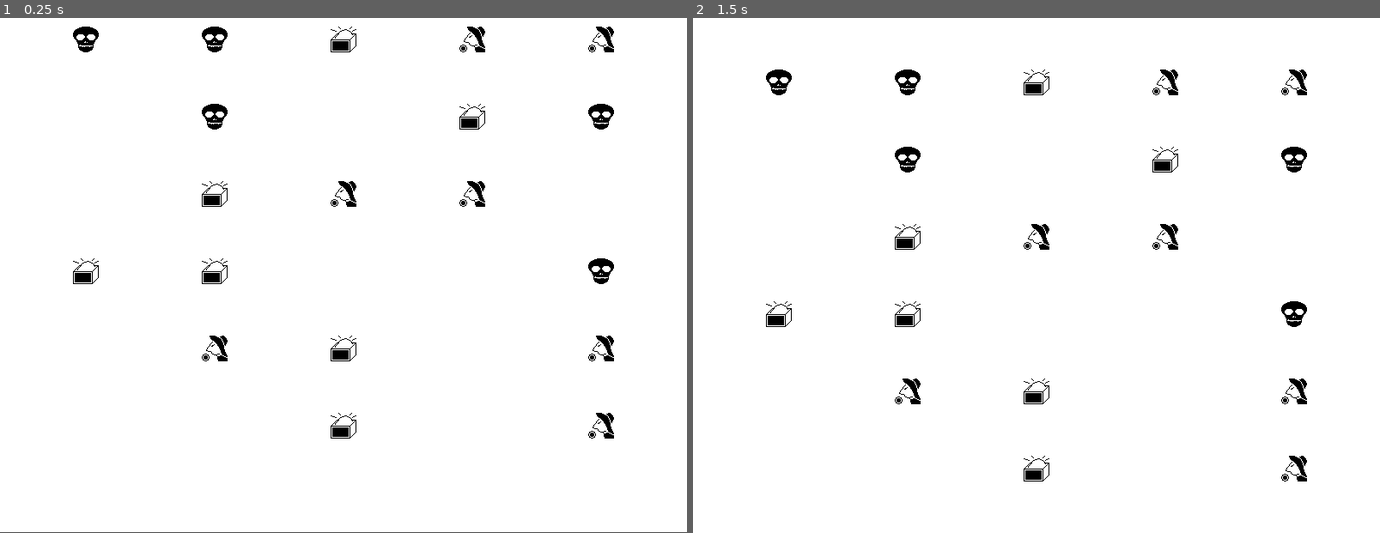
Above: before the commit, frames 1-2 (left to right).
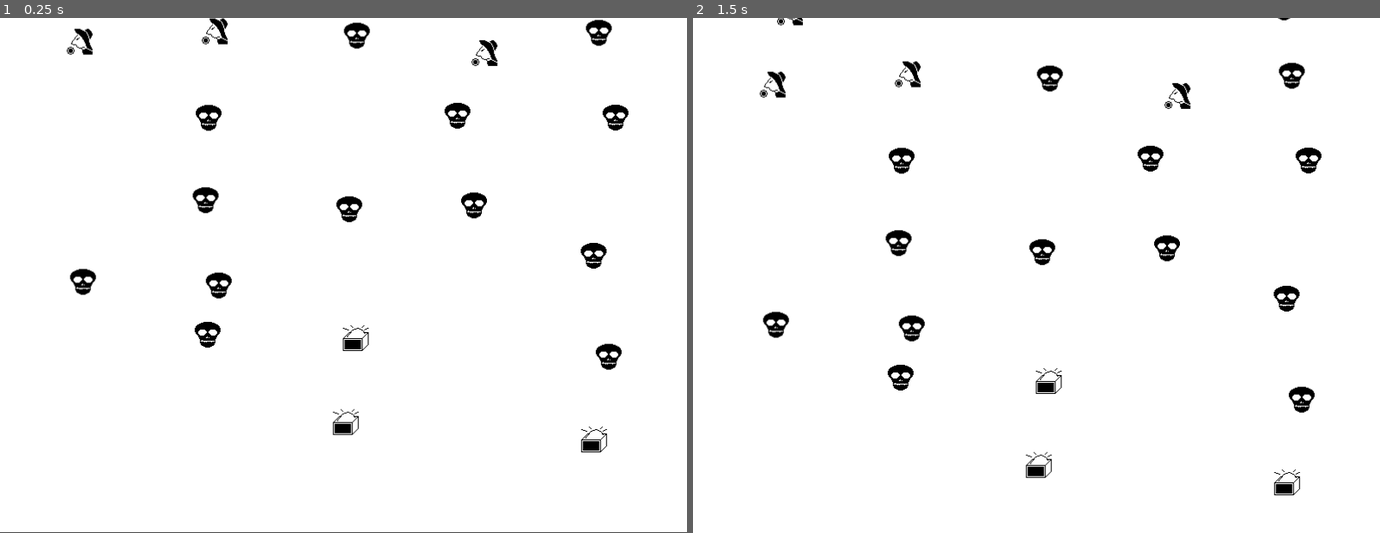
Above: after the commit, the same moments.

Repository: GrueGoblin/RogueliteMap
Game: Godot game, scene res://Game/Scenes/Map/InPlay.tscn
Two runs of this game, one before a commit and one after it. Both use one fixed random seed, a clock stepped at 60 frames per second and the inputs below. The project has no main scene, so this scene is started directly.
Inputs (mouse positions are in pixels of both pictures, inside the frame that each line leads up to):
- Up to frame 1 (0.25 s): no input
- Up to frame 2 (1.5 s): tap Enter at 0.5 s; move the mouse to (1187, 249) at 0.52 s; tap Mouse wheel down (wheel_down) at 0.6 s; tap Space at 1.25 s; move the mouse to (899, 301) at 1.27 s; tap Mouse wheel up (wheel_up) at 1.35 s

The runs differ from the first frame. In frame 1, 3.0% of the frame differs, in the area x 9-92%, y 0-85%; in frame 2, 3.0%, in the area x 9-92%, y 0-93%.

Commit message:
Weight, spread

Diff:
--- a/Game/Data/Singleton/LocationType/Danger.tres
+++ b/Game/Data/Singleton/LocationType/Danger.tres
@@ -8,3 +8,4 @@
 name = "Danger"
 icon = ExtResource( 1 )
 display_name = "LocationType__Danger__display_name"
+weight = 1.0
--- a/Game/Data/Singleton/LocationType/Trader.tres
+++ b/Game/Data/Singleton/LocationType/Trader.tres
@@ -8,3 +8,4 @@
 name = "Trader"
 icon = ExtResource( 1 )
 display_name = "LocationType__Trader__display_name"
+weight = 0.2
--- a/Game/Data/Singleton/LocationType/Treasure.tres
+++ b/Game/Data/Singleton/LocationType/Treasure.tres
@@ -8,3 +8,4 @@
 name = "Treasure"
 icon = ExtResource( 1 )
 display_name = "LocationType__Treasure__display_name"
+weight = 0.3
--- a/Game/Models/Definitions/LocationType.tres
+++ b/Game/Models/Definitions/LocationType.tres
@@ -50,6 +50,21 @@
 force_setter = false
 force_getter = false
 
+[sub_resource type="Resource" id=6]
+script = ExtResource( 1 )
+var_name = "weight"
+var_type = "float"
+var_subtype = ""
+default_value = "1.0"
+emit_change = true
+var_subvalue_type = "String"
+var_subvalue_subtype = ""
+default_subvalue_value = ""
+can_rename = true
+can_remove = true
+force_setter = false
+force_getter = false
+
 [sub_resource type="Resource" id=4]
 script = ExtResource( 3 )
 use_content_type_name = true
@@ -67,7 +82,7 @@
 [resource]
 script = ExtResource( 2 )
 name = "LocationType"
-fields = [ SubResource( 1 ), SubResource( 2 ), SubResource( 3 ) ]
+fields = [ SubResource( 1 ), SubResource( 2 ), SubResource( 3 ), SubResource( 6 ) ]
 relations = {
 "Location": [ SubResource( 5 ) ]
 }
--- a/Game/Models/Location.gd
+++ b/Game/Models/Location.gd
@@ -3,6 +3,8 @@
 class_name Location
 
 signal current
+
+const spread = 18
 
 func set_current(value):
 	current = value
@@ -12,7 +14,7 @@
 	emit_changed()
 
 func calculate_position():
-	actual_position = Vector2(position.x * 150 + 100, 900 - position.y * 90)
+	actual_position = Vector2(position.x * 150 + 100, 900 - position.y * 90) + Vector2(rand_range(-spread,spread), rand_range(-spread,spread))
 
 func set_position(value):
 	position = value
--- a/Game/Models/Map.gd
+++ b/Game/Models/Map.gd
@@ -26,7 +26,7 @@
 			var location = Location.new()
 			location.position = Vector2(positions.pop_front(), level)
 			#location.position = Vector2(positions.pop_front() * 150 + 100, 900 - level * 90)
-			location.location_type = Content.generate("LocationType")
+			location.location_type = Content.get_random("LocationType")
 
 			if i == 0:
 				location.starting = true
--- a/Game/Models/Meta/LocationType.gd
+++ b/Game/Models/Meta/LocationType.gd
@@ -8,6 +8,7 @@
 export (Texture) var icon setget set_icon, get_icon
 const display_name_key = "LocationType__{item_name}__display_name"
 export var display_name : String setget set_display_name, get_display_name
+export var weight := 1.0 setget set_weight
 
 func _to_string():
 	return "[LocationType:{name}]".format({"name" : get("name")})
@@ -44,6 +45,9 @@
 func set_display_name(value):
 	display_name = value
 	emit_changed()
+func set_weight(value):
+	weight = value
+	emit_changed()
 
 func get_locations(additional_filters := {}):
 	var filter = {"location_type" : self}
Not shown: 1 places in Game/Models/Definitions/LocationType.tres that only renumber resources
